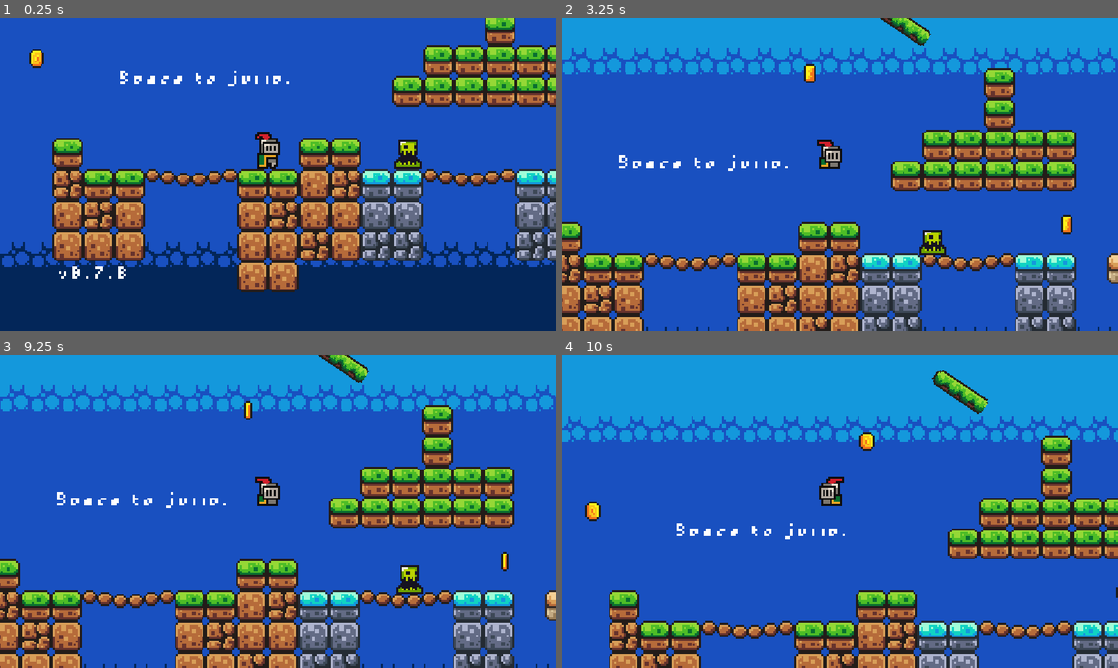
Above: before the commit, frames 1-4 (two rows, left to right).
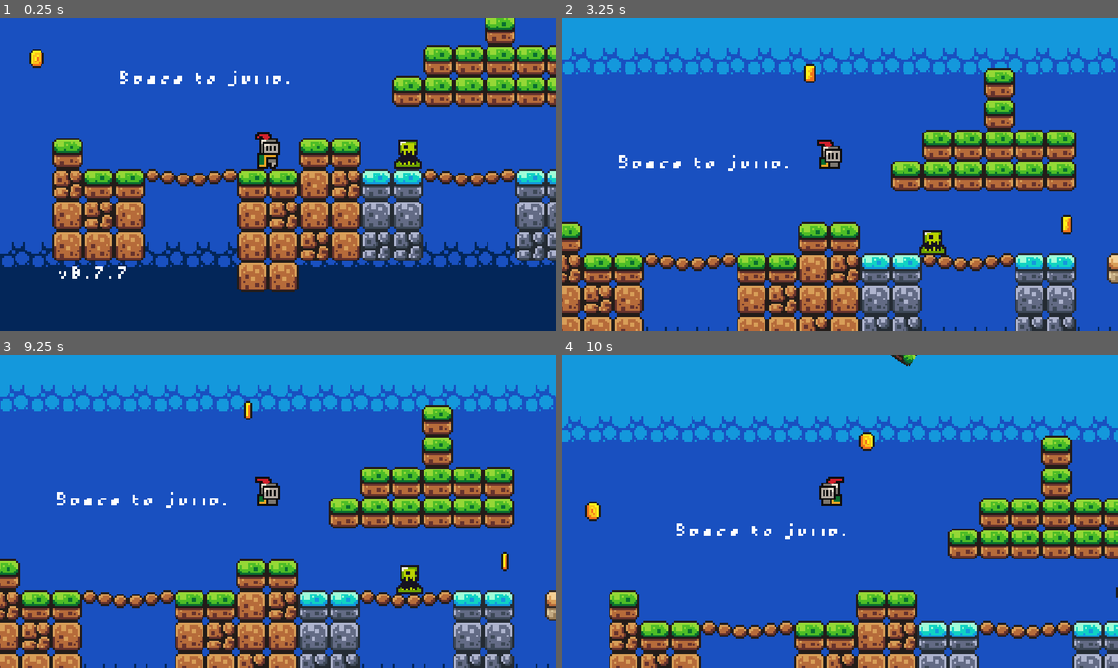
Above: after the commit, the same moments.

Repository: nahuel36/godot_workshop
Game: Godot game, scene res://scene/game.tscn
The game is run twice, just before and just after one commit, with the same random seed, the same clock (stepped at 60 frames per second) and the same inputs.
Inputs:
- Up to frame 1 (0.25 s): no input
- Up to frame 2 (3.25 s): hold Right (move_right) 0.53-2.03 s; tap Space (jump) at 0.77, 1.52, 3.02 s; hold Left (move_left) 2.03-2.78 s; hold Right (move_right) from 2.78 s (still down)
- Up to frame 3 (9.25 s): tap Space (jump) at 3.77, 4.52, 6.02, 6.77, 7.52, 9.02 s; release Right (move_right) at 4.28 s; hold Left (move_left) 4.28-5.03 s; hold Right (move_right) 5.03-5.78 s; hold Left (move_left) 5.78-7.28 s; hold Right (move_right) from 7.28 s (still down)
- Up to frame 4 (10 s): release Right (move_right) at 9.53 s; hold Left (move_left) from 9.53 s (still down); tap Space (jump) at 9.77 s

The runs differ from the first frame. In frame 1, less than 0.1% of the frame differs, in the area x 21-23%, y 79-84%; in frame 2, 0.4%; in frame 3, 0.4%; in frame 4, 0.7%, in the area x 59-77%, y 0-19%.

Commit message:
*forgot put autoplay on diagonal platform

Diff:
--- a/scene/game.tscn
+++ b/scene/game.tscn
@@ -459,6 +459,7 @@
 
 [node name="AnimationPlayer" type="AnimationPlayer" parent="Plafform/Platform" unique_id=51466048]
 libraries/ = SubResource("AnimationLibrary_81276")
+autoplay = &"platformdiagmove"
 
 [node name="Platform2" parent="Plafform" unique_id=1239637673 instance=ExtResource("1_33cqm")]
 position = Vector2(240, 4)
@@ -523,7 +524,7 @@
 offset_top = 66.0
 offset_right = 25.0
 offset_bottom = 119.0
-text = "v0.7.6"
+text = "v0.7.7"
 label_settings = SubResource("LabelSettings_xlg7c")
 
 [node name="CanvasLayer" type="CanvasLayer" parent="." unique_id=1345082049]
